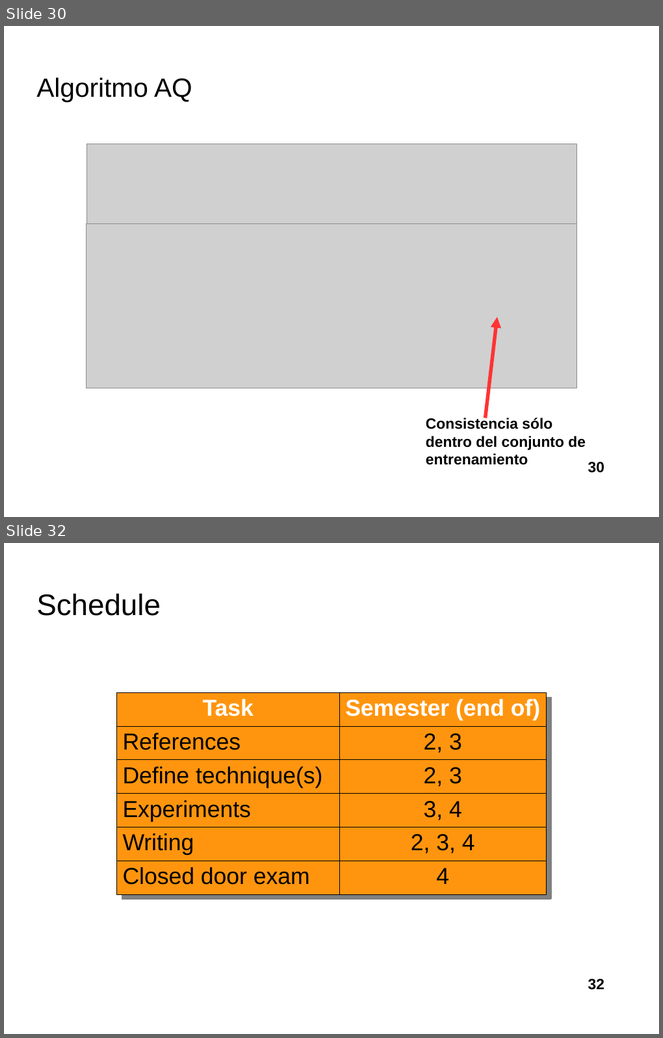
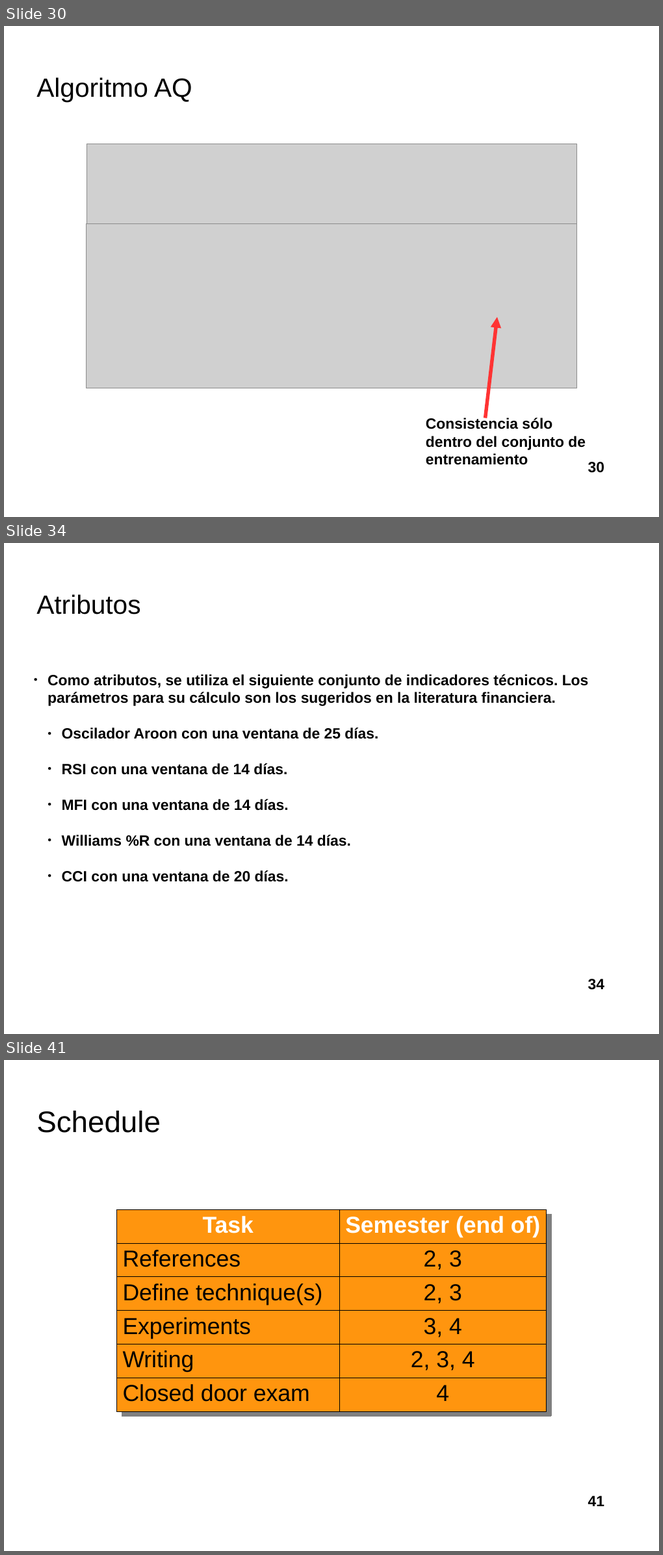
Before and after one commit to davidrmh/Thesis, a slide deck: presentaciones_finales/presentacion_seminario_B19.odp. Shown one above the other, each under a label of ours: slides 30 and 32 before the commit, slides 30, 34 and 41 after it; the slides between them are not shown. The pictures are 663x1038 and 663x1555 pixels, drawn with LibreOffice and Linux fonts; fonts in the diff are those of the drawing; grey boxes stand for pictures; background and template pictures are left out. Boxes give left, top, right and bottom in pixels: in the first picture for what was removed or moved away, otherwise in the second. Text is boxed around its words. In the diff, an @@ line names an element or a change of style, - is before the commit and + after.

```diff
--- a/presentaciones_finales/presentacion_seminario_B19.odp
+++ b/presentaciones_finales/presentacion_seminario_B19.odp
@@ slide 34 added at (x1=4, y1=543, x2=659, y2=1034), background picture (left out) @@
@@ title added at (x1=36, y1=594, x2=140, y2=615), 32 pt, text #000000 @@
+Atributos
@@ text added at (x1=48, y1=674, x2=589, y2=882), 18 pt, text #000000, bold @@
+● Como atributos, se utiliza el siguiente conjunto de indicadores técnicos. Los parámetros para su cálculo son los sugeridos en la literatura financiera.
+  ● Oscilador Aroon con una ventana de 25 días.
+  ● RSI con una ventana de 14 días.
+  ● MFI con una ventana de 14 días.
+  ● Williams %R con una ventana de 14 días.
+  ● CCI con una ventana de 20 días.
@@ page number added at (x1=588, y1=979, x2=605, y2=990), 18 pt, text #000000, bold @@
+34
@@ what was slide 32 is now slide 41 @@
@@ page number at (x1=588, y1=1496, x2=605, y2=1507): text changed @@
-32
+41
```
Also in this commit, not shown: 1 slide changed, 8 other slides added.
